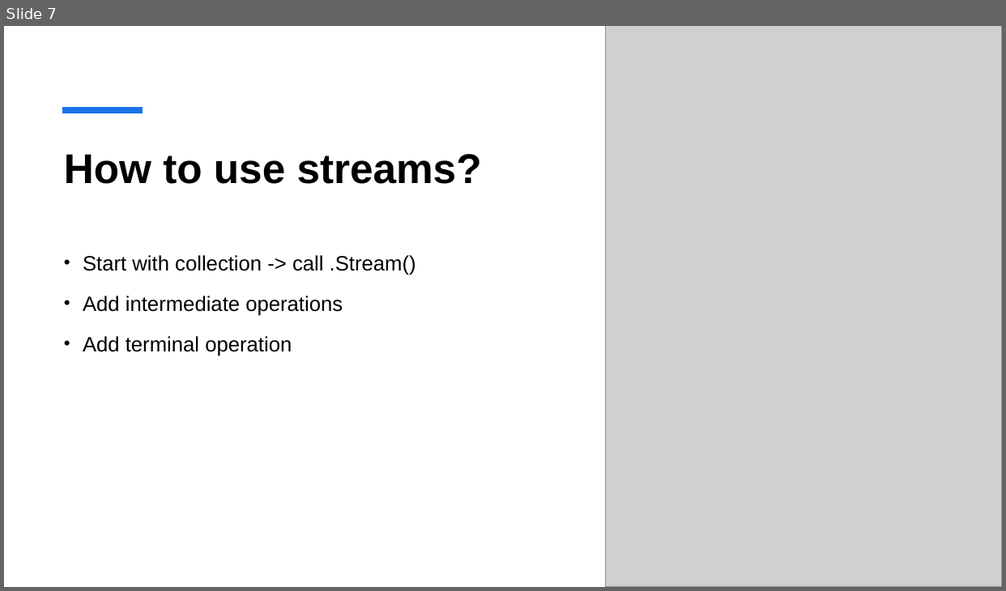
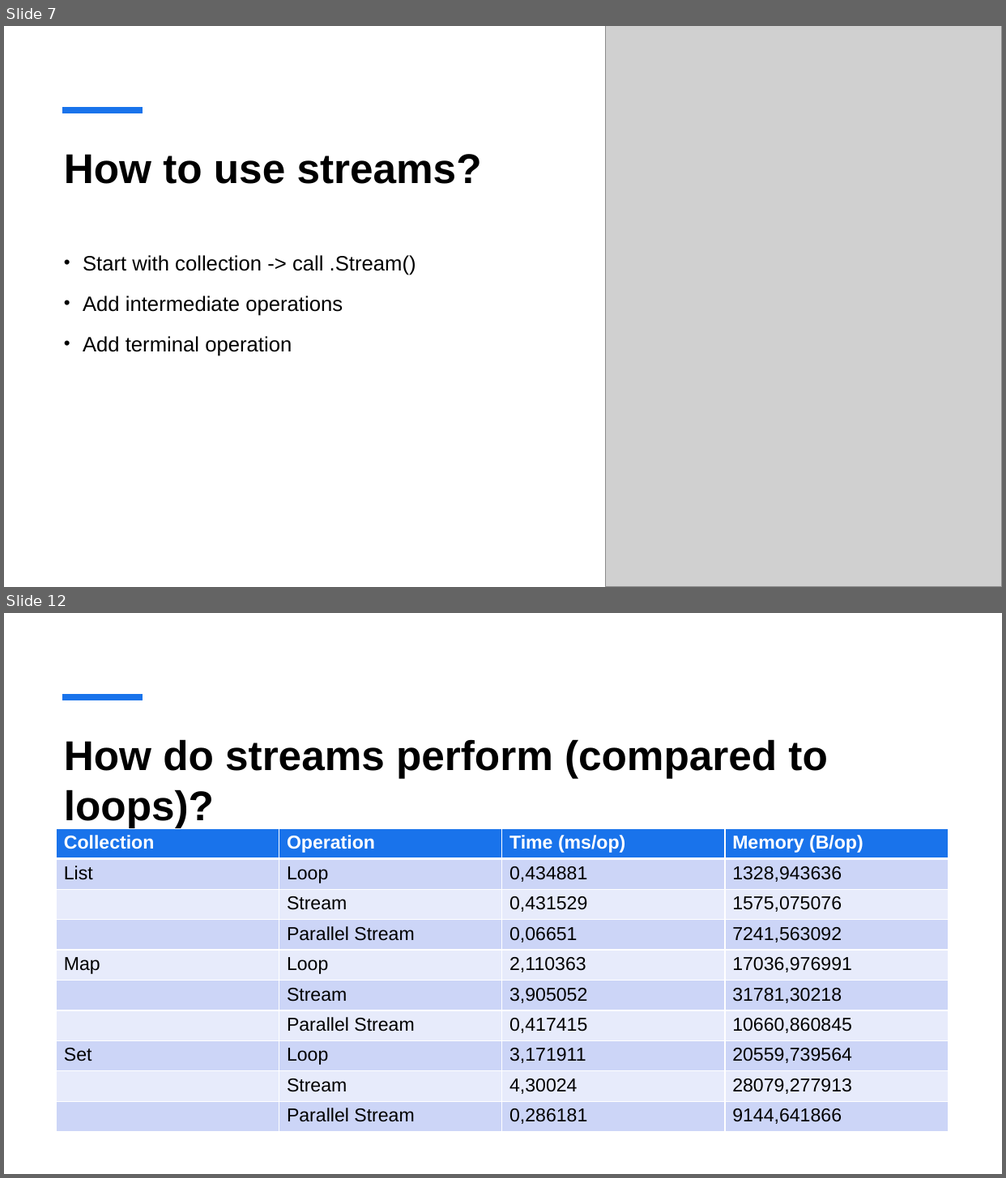
Before and after one commit to StefanBoudri/streams, a slide deck: presentation.pptx. Shown one above the other, each under a label of ours: slide 7 before the commit, slides 7 and 12 after it; the slides between them are not shown. The pictures are 1006x591 and 1006x1178 pixels, drawn with LibreOffice and Linux fonts; fonts in the diff are those of the drawing; grey boxes stand for pictures. Boxes give left, top, right and bottom in pixels: in the first picture for what was removed or moved away, otherwise in the second. Text is boxed around its words. In the diff, an @@ line names an element or a change of style, - is before the commit and + after.

```diff
--- a/presentation.pptx
+++ b/presentation.pptx
@@ slide 12 added at [4, 613, 1002, 1174], background #FFFFFF @@
@@ line added from (62, 697) to (143, 697), #1973EB 6 pt @@
@@ title added at [64, 739, 827, 828], 40 pt, text #000000, bold @@
+How do streams perform (compared to loops)?
@@ table added at [57, 828, 948, 1132], 10 rows, 4 columns @@
+Collection | Operation | Time (ms/op) | Memory (B/op)
+List | Loop | 0,434881 | 1328,943636
+ | Stream | 0,431529 | 1575,075076
+ | Parallel Stream | 0,06651 | 7241,563092
+Map | Loop | 2,110363 | 17036,976991
+ | Stream | 3,905052 | 31781,30218
+ | Parallel Stream | 0,417415 | 10660,860845
+Set | Loop | 3,171911 | 20559,739564
+ | Stream | 4,30024 | 28079,277913
+ | Parallel Stream | 0,286181 | 9144,641866
```
Also in this commit, not shown: 5 slides changed, 1 other slide added.
